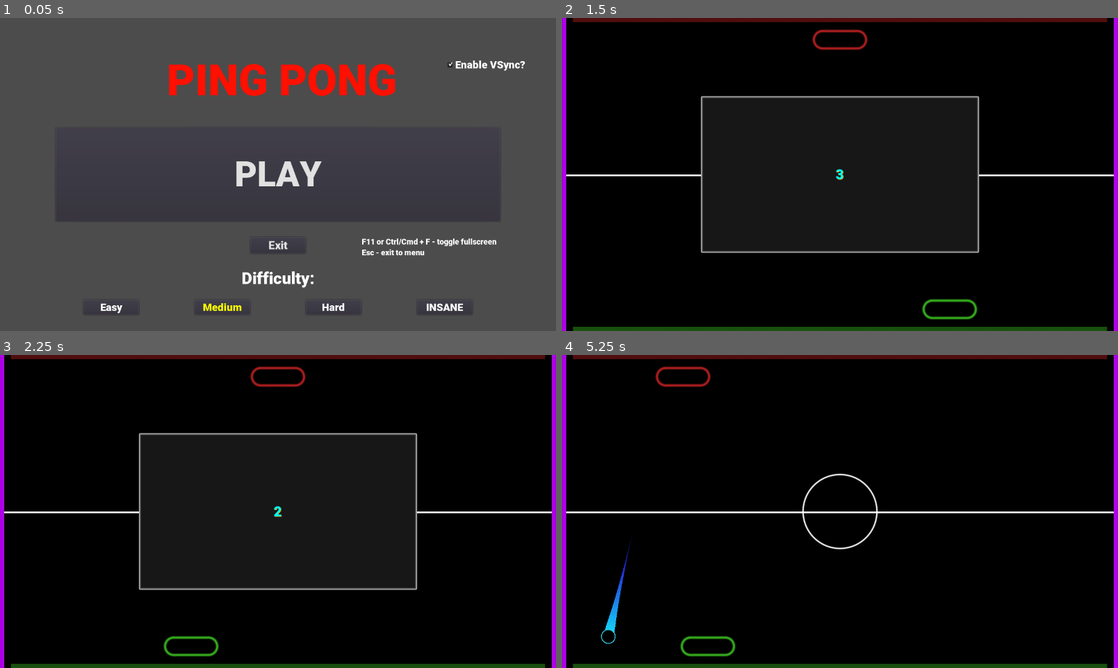
Above: before the commit, frames 1-4 (two rows, left to right).
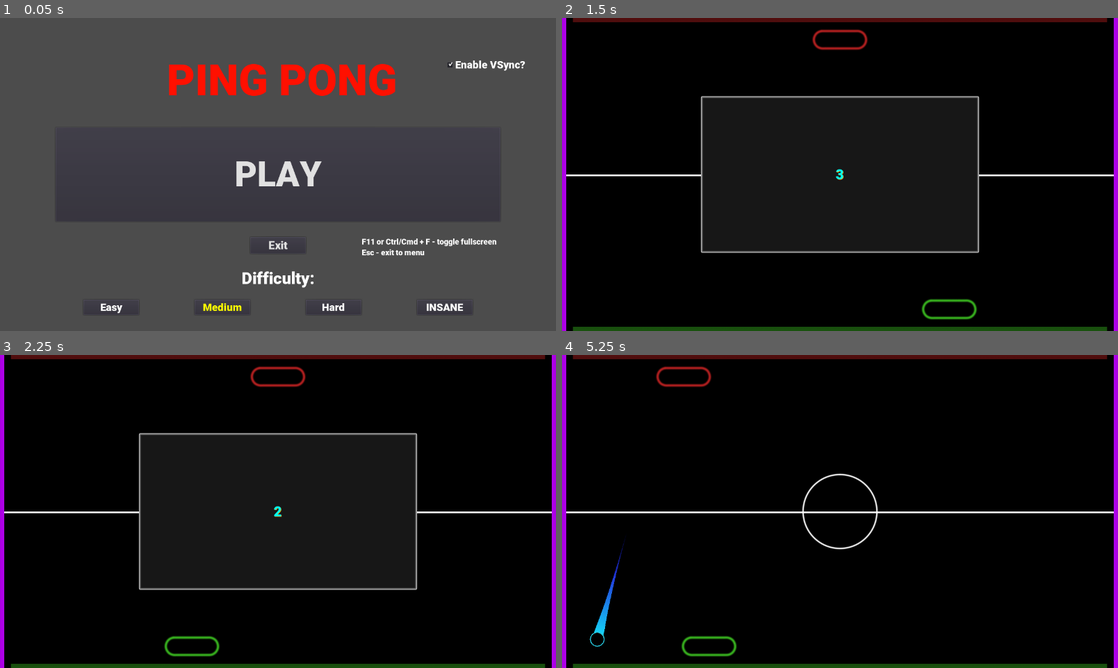
Above: after the commit, the same moments.

Repository: eXCoreX/PingPong
Game: Godot game, scene res://Menu.tscn
Same seed, same stepped clock (60 frames per second), same inputs: the game is played once before the commit and once after it.
Inputs (mouse positions are in pixels of both pictures, inside the frame that each line leads up to):
- Up to frame 1 (0.05 s): no input
- Up to frame 2 (1.5 s): click "PLAY" at 0.5 s; tap Enter at 1.25 s; move the mouse to (962, 158) at 1.27 s; click (962, 158) at 1.42 s
- Up to frame 3 (2.25 s): move the mouse to (166, 527) at 2.02 s; click (166, 527) at 2.17 s
- Up to frame 4 (5.25 s): move the mouse to (895, 442) at 2.77 s; click (895, 442) at 2.92 s; move the mouse to (812, 574) at 3.52 s; click (812, 574) at 3.67 s; move the mouse to (1006, 558) at 4.27 s; click (1006, 558) at 4.42 s; move the mouse to (673, 464) at 5.02 s; click (673, 464) at 5.17 s

Frame 1 is identical in both runs. In frame 2, less than 0.1% of the frame differs, in the area x 64-75%, y 90-96%; in frame 3, less than 0.1%; in frame 4, 0.7%, in the area x 5-32%, y 4-97%.

Commit message:
Revert "removed jitter fix, which caused jitter"
This reverts commit 46843a33cbda59e273811bfa247c17cf706a76b5.

Diff:
--- a/project.godot
+++ b/project.godot
@@ -46,8 +46,7 @@
 
 [physics]
 
-common/physics_fps=120
-common/physics_jitter_fix=0.0
+common/physics_fps=180
 2d/thread_model=2
 2d/default_gravity=0
 
